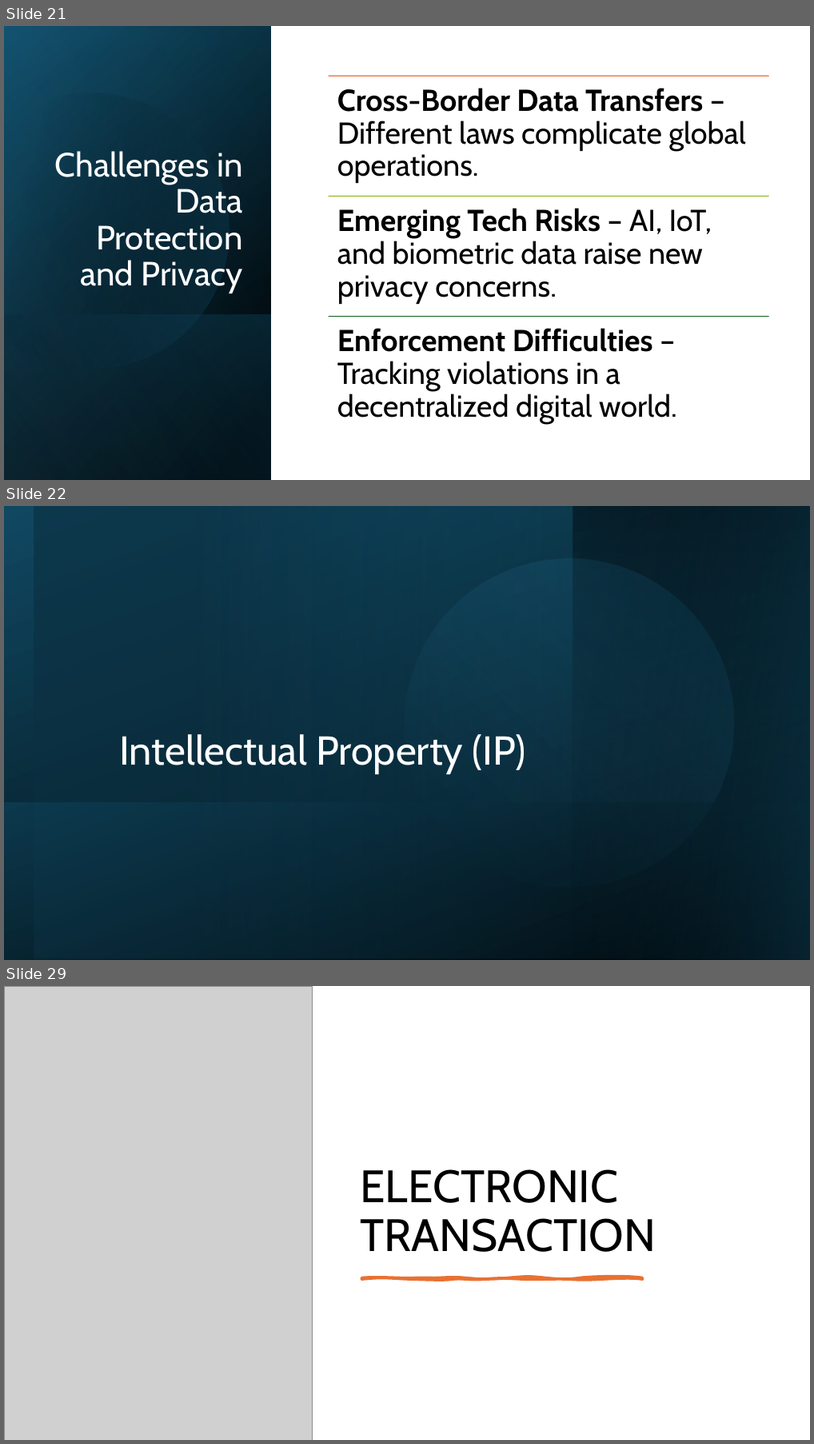
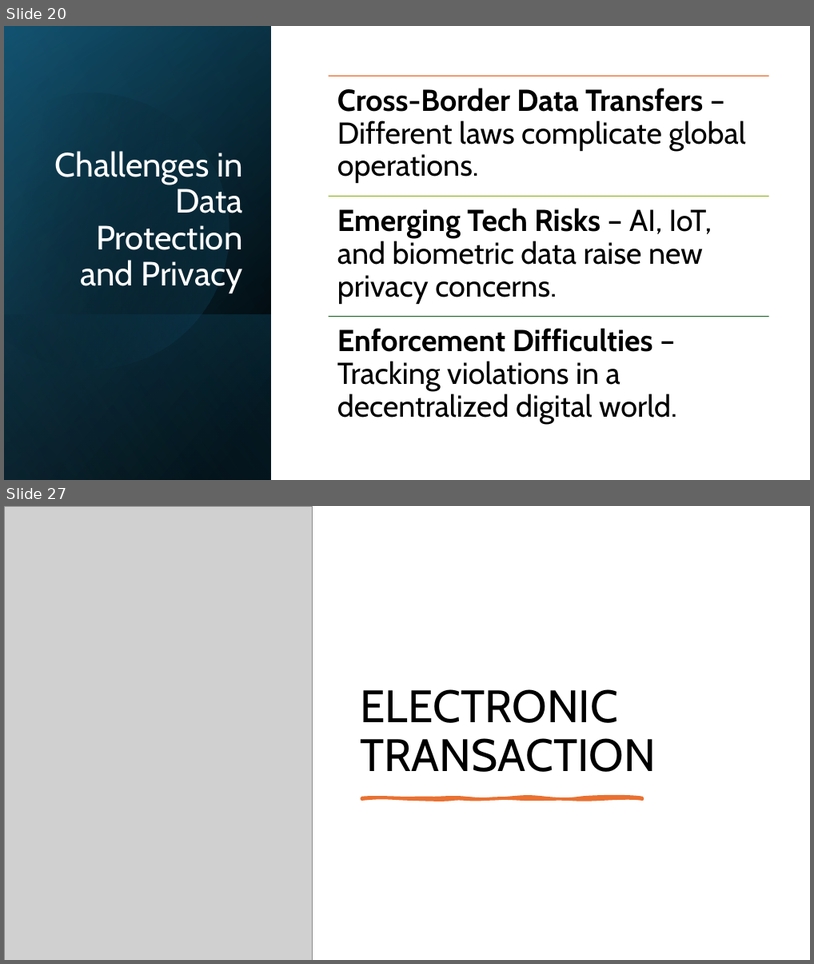
Before and after one commit to shakiliitju/M.Sc-in-ICT, a slide deck: Semester 2/Applied Cyber Security/Lecture/L7.pptx. Shown one above the other, each under a label of ours: slides 21, 22 and 29 before the commit, slides 20 and 27 after it; the slides between them are not shown. The pictures are 814x1444 and 814x964 pixels, drawn with LibreOffice and Linux fonts; fonts in the diff are those of the drawing; grey boxes stand for pictures. Boxes give left, top, right and bottom in pixels: in the first picture for what was removed or moved away, otherwise in the second. Text is boxed around its words. In the diff, an @@ line names an element or a change of style, - is before the commit and + after.

```diff
--- a/Semester 2/Applied Cyber Security/Lecture/L7.pptx
+++ b/Semester 2/Applied Cyber Security/Lecture/L7.pptx
@@ slide 22 removed at (4, 506, 810, 960), background #FFFFFF @@
@@ rectangle removed at (4, 506, 810, 960) @@
@@ rectangle removed at (34, 506, 810, 959) @@
@@ ellipse removed at (366, 520, 772, 924) @@
@@ rectangle removed at (573, 506, 810, 960) @@
@@ rectangle removed at (574, 506, 810, 960) @@
@@ title removed at (120, 734, 526, 773) @@
-Intellectual Property (IP)
@@ rectangle removed at (5, 803, 810, 960) @@
@@ what was slide 21 is now slide 20 @@
@@ what was slide 29 is now slide 27 @@
```
Also in this commit, not shown: 26 slides changed, 1 other slide removed.
